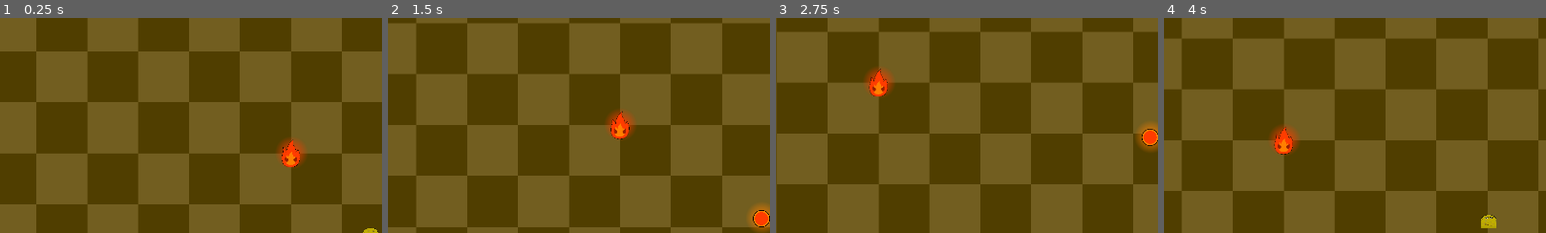
Above: before the commit, frames 1-4 (left to right).
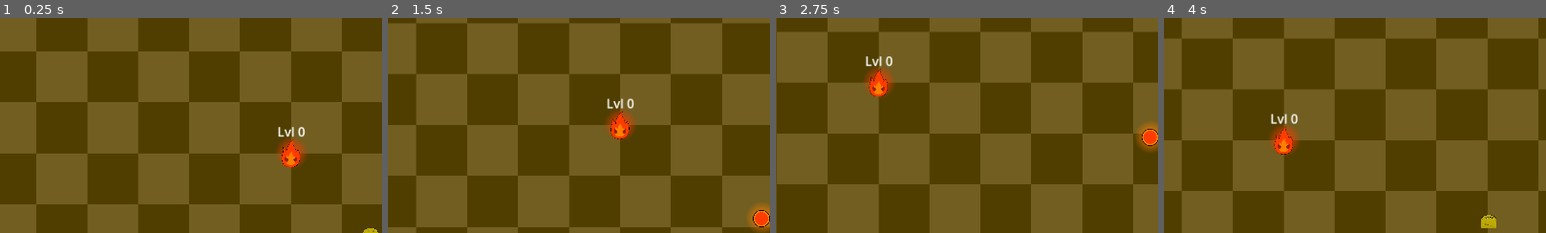
Above: after the commit, the same moments.

Repository: ICICLE-Studios/Soul-of-Nature
Game: Godot game, scene res://scenes/level.tscn
The game is run twice, just before and just after one commit, with the same random seed, the same clock (stepped at 60 frames per second) and the same inputs.
Inputs (mouse positions are % of the whole screen's width and height, from its top left):
- Up to frame 1 (0.25 s): no input
- Up to frame 2 (1.5 s): tap Enter at 0.5 s; move the mouse to (72, 45) at 0.52 s; hold Right (ui_right) 0.53-1.28 s; click (72, 45) at 0.6 s; move the mouse to (30, 55) at 1.27 s; hold Down (ui_down) from 1.28 s (still down); click (30, 55) at 1.35 s
- Up to frame 3 (2.75 s): move the mouse to (60, 28) at 2.02 s; release Down (ui_down) at 2.03 s; hold Right (ui_right) from 2.03 s (still down); click (60, 28) at 2.1 s
- Up to frame 4 (4 s): move the mouse to (45, 70) at 2.77 s; release Right (ui_right) at 2.78 s; hold Up (ui_up) 2.78-3.53 s; click (45, 70) at 2.85 s; move the mouse to (80, 65) at 3.52 s; hold Left (ui_left) from 3.53 s (still down); click (80, 65) at 3.6 s
The pictures show only the part of the screen within x 2-52%, y 0-50%; the shares and areas given below are measured in that part.

The runs differ from the first frame. In frame 1, 0.2% of the frame differs, in the area x 72-80%, y 50-56%; in frame 2, 0.2%; in frame 3, 0.2%, in the area x 23-31%, y 17-23%; in frame 4, 0.2%.

Commit message:
DetectionPlayer

Diff:
--- a/scenes/level.tscn
+++ b/scenes/level.tscn
@@ -79,10 +79,10 @@
 
 [node name="Area" type="Node2D" parent="Enemy"]
 
-[node name="Area2D" type="Area2D" parent="Enemy/Area"]
+[node name="DetectionPlayer" type="Area2D" parent="Enemy/Area"]
 collision_layer = 0
 
-[node name="CollisionShape2D" type="CollisionShape2D" parent="Enemy/Area/Area2D"]
+[node name="CollisionShape2D" type="CollisionShape2D" parent="Enemy/Area/DetectionPlayer"]
 shape = SubResource("CircleShape2D_0wwgh")
 debug_color = Color(0.823529, 0, 0, 0.419608)
 
@@ -95,6 +95,21 @@
 scale = Vector2(0.085815, 0.085815)
 texture = ExtResource("5_c8hpm")
 
+[node name="LevelLabel" type="Label" parent="Enemy"]
+anchors_preset = -1
+anchor_left = 0.5
+anchor_right = 0.5
+anchor_bottom = 0.5
+offset_left = -26.5
+offset_top = -40.0
+offset_right = 26.5
+offset_bottom = -14.0
+grow_horizontal = 2
+grow_vertical = 2
+text = "Lvl 0"
+horizontal_alignment = 1
+vertical_alignment = 1
+
 [node name="Attacks" type="Node2D" parent="."]
 unique_name_in_owner = true
 
@@ -103,5 +118,5 @@
 script = ExtResource("1_2wegk")
 
 [connection signal="timeout" from="Enemy/Navigation/Timer" to="Enemy" method="_on_timer_timeout"]
-[connection signal="body_entered" from="Enemy/Area/Area2D" to="Enemy" method="_on_area_2d_body_entered"]
-[connection signal="body_exited" from="Enemy/Area/Area2D" to="Enemy" method="_on_area_2d_body_exited"]
+[connection signal="body_entered" from="Enemy/Area/DetectionPlayer" to="Enemy" method="_on_area_2d_body_entered"]
+[connection signal="body_exited" from="Enemy/Area/DetectionPlayer" to="Enemy" method="_on_area_2d_body_exited"]
